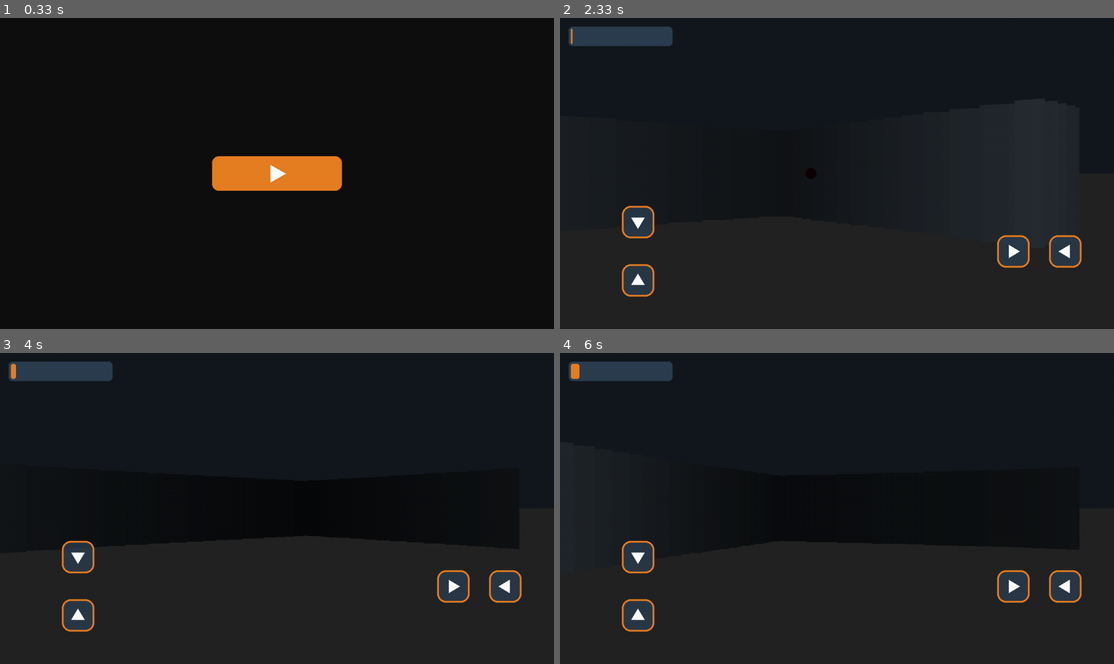
Above: before the commit, frames 1-4 (two rows, left to right).
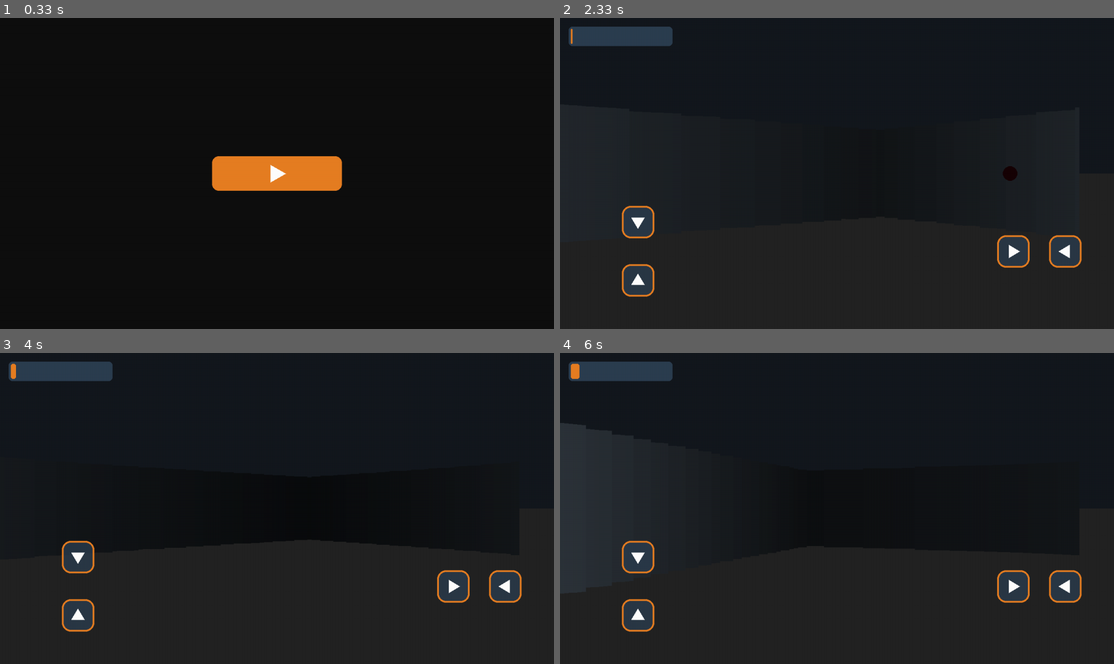
Above: after the commit, the same moments.

Repository: asd3-ui/maze3
Game: pygame game, started from main.py
Same seed, same stepped clock (60 frames per second), same inputs: the game is played once before the commit and once after it.
Inputs (mouse positions are in pixels of both pictures, inside the frame that each line leads up to):
- Up to frame 1 (0.33 s): no input
- Up to frame 2 (2.33 s): press the mouse at (837, 173) at 0.37 s; move the mouse to (748, 148) at 0.47 s; release the mouse at (665, 126) at 0.6 s; press the mouse at (637, 279) at 0.7 s; move the mouse to (665, 170) at 0.8 s; release the mouse at (692, 58) at 0.93 s; press the mouse at (637, 220) at 1.03 s; move the mouse to (698, 207) at 1.13 s; release the mouse at (764, 195) at 1.27 s; hold Right 1.33-1.8 s; hold Right 1.83-2.13 s; hold Right from 2.17 s (still down)
- Up to frame 3 (4 s): release Right at 2.63 s; hold Left 2.67-3.2 s; hold Down 3.23-3.53 s; hold Left 3.57-3.97 s
- Up to frame 4 (6 s): hold Up 4-4.37 s; hold Right 4.4-5.03 s; hold Down 5.07-5.43 s; hold Left 5.47-5.93 s; hold Right from 5.97 s (still down)

Frame 1 is identical in both runs. In frame 2, 0.1% of the frame differs, in the area x 44-83%, y 47-53%; in frame 3, less than 0.1%; in frame 4, 0.3%, in the area x 0-6%, y 22-30%.

Commit message:
Refactor player movement and pathfinding logic
Adjusted player position initialization and movement boundary checks. Updated A* algorithm node handling and pathfinding logic.

Diff:
--- a/entities.py
+++ b/entities.py
@@ -4,10 +4,10 @@
 
 class Player3D:
     def __init__(self, start_x, start_y):
-        self.x = float(start_x)
-        self.y = float(start_y)
+        self.x = float(start_x) + 0.5
+        self.y = float(start_y) + 0.5
         self.angle = 0.0
-        self.speed = 0.06 # تقليل السرعة قليلاً لتناسب شاشات اللمس
+        self.speed = 0.06
         self.rot_speed = 0.04
         self.health = 100
         self.score = 0
@@ -15,14 +15,16 @@
     def move_forward(self, dungeon_map):
         nx = self.x + math.cos(self.angle) * self.speed
         ny = self.y + math.sin(self.angle) * self.speed
-        if dungeon_map[int(self.y)][int(nx)] == 0: self.x = nx
-        if dungeon_map[int(ny)][int(self.x)] == 0: self.y = ny
+        if 0 <= int(ny) < len(dungeon_map) and 0 <= int(nx) < len(dungeon_map[0]):
+            if dungeon_map[int(self.y)][int(nx)] == 0: self.x = nx
+            if dungeon_map[int(ny)][int(self.x)] == 0: self.y = ny
 
     def move_backward(self, dungeon_map):
         nx = self.x - math.cos(self.angle) * self.speed
         ny = self.y - math.sin(self.angle) * self.speed
-        if dungeon_map[int(self.y)][int(nx)] == 0: self.x = nx
-        if dungeon_map[int(ny)][int(self.x)] == 0: self.y = ny
+        if 0 <= int(ny) < len(dungeon_map) and 0 <= int(nx) < len(dungeon_map[0]):
+            if dungeon_map[int(self.y)][int(nx)] == 0: self.x = nx
+            if dungeon_map[int(ny)][int(self.x)] == 0: self.y = ny
 
     def rotate_left(self):
         self.angle -= self.rot_speed
@@ -39,11 +41,12 @@
         self.recalc_timer = 0
 
     def heuristic(self, a, b):
+        # تصحيح تتبع الأبعاد للحساب الإحداثي الثنائي لمنع الانهيار البرمجي
         return abs(a[0] - b[0]) + abs(a[1] - b[1])
 
     def a_star(self, start, goal, dungeon_map):
-        start_node = (int(start[0]), int(start[1]))
-        goal_node = (int(goal[0]), int(goal[1]))
+        start_node = (int(start[1]), int(start[0])) # row, col -> y, x
+        goal_node = (int(goal[1]), int(goal[0]))
 
         open_set = []
         heapq.heappush(open_set, (0, start_node))
@@ -56,7 +59,7 @@
             if current == goal_node:
                 path = []
                 while current in came_from:
-                    path.append((float(current[0]) + 0.5, float(current[1]) + 0.5))
+                    path.append((float(current[1]) + 0.5, float(current[0]) + 0.5)) # x, y
                     current = came_from[current]
                 path.reverse()
                 return path
@@ -77,7 +80,6 @@
 
     def update_chase(self, player_x, player_y, dungeon_map):
         self.recalc_timer += 1
-        # إعادة حساب المسار كل 30 إطار لحفظ طاقة المعالج وتقليل التجميد
         if self.recalc_timer % 30 == 0 or not self.path:
             self.path = self.a_star((self.x, self.y), (player_x, player_y), dungeon_map)
 
@@ -99,7 +101,7 @@
     def __init__(self, screen_width, screen_height):
         bx1 = 180
         by1 = screen_height - 180
-        sz = 75 # زيادة الحجم لتناسب أصابع اليد
+        sz = 75
         self.fwd = pygame.Rect(bx1 - sz//2, by1 - int(sz*1.4), sz, sz)
         self.bwd = pygame.Rect(bx1 - sz//2, by1 + int(sz*0.4), sz, sz)
 
@@ -108,30 +110,25 @@
         self.rot_r = pygame.Rect(bx2 + int(sz*0.4), by1 - sz//2, sz, sz)
 
     def draw(self, surface):
-        # رسم الأزرار بأسهم هندسية مرسومة يدوياً كمتجهات بدلاً من الخطوط المنهارة
         buttons = [
-            (self.fwd, [(0, 15), (-15, -10), (15, -10)]), # سهم لأعلى
-            (self.bwd, [(0, -15), (-15, 10), (15, 10)]),  # سهم لأسفل
-            (self.rot_l, [(15, 0), (-10, -15), (-10, 15)]),# التفات يسار
-            (self.rot_r, [(-15, 0), (10, -15), (10, 15)]) # التفات يمين
+            (self.fwd, [(0, 15), (-15, -10), (15, -10)]),
+            (self.bwd, [(0, -15), (-15, 10), (15, 10)]),
+            (self.rot_l, [(15, 0), (-10, -15), (-10, 15)]),
+            (self.rot_r, [(-15, 0), (10, -15), (10, 15)])
         ]
         for rect, poly_pts in buttons:
             s = pygame.Surface((rect.width, rect.height), pygame.SRCALPHA)
             pygame.draw.rect(s, (44, 62, 80, 200), (0, 0, rect.width, rect.height), border_radius=20)
             pygame.draw.rect(s, (230, 126, 34, 255), (0, 0, rect.width, rect.height), 4, border_radius=20)
-
-            # رسم السهم الهندسي في منتصف الزر
             center_pts = [(pt[0] + rect.width//2, pt[1] + rect.height//2) for pt in poly_pts]
             pygame.draw.polygon(s, (255, 255, 255), center_pts)
             surface.blit(s, (rect.x, rect.y))
 
     def get_action(self):
         move, rot = 0, 0
-        pts = []
+        # فحص آمن لحالة الضغط يمنع تعطل خيوط المعالجة
         if pygame.mouse.get_pressed()[0]:
-            pts.append(pygame.mouse.get_pos())
-
-        for p in pts:
+            p = pygame.mouse.get_pos()
             if self.fwd.collidepoint(p): move = 1
             if self.bwd.collidepoint(p): move = -1
             if self.rot_l.collidepoint(p): rot = -1
